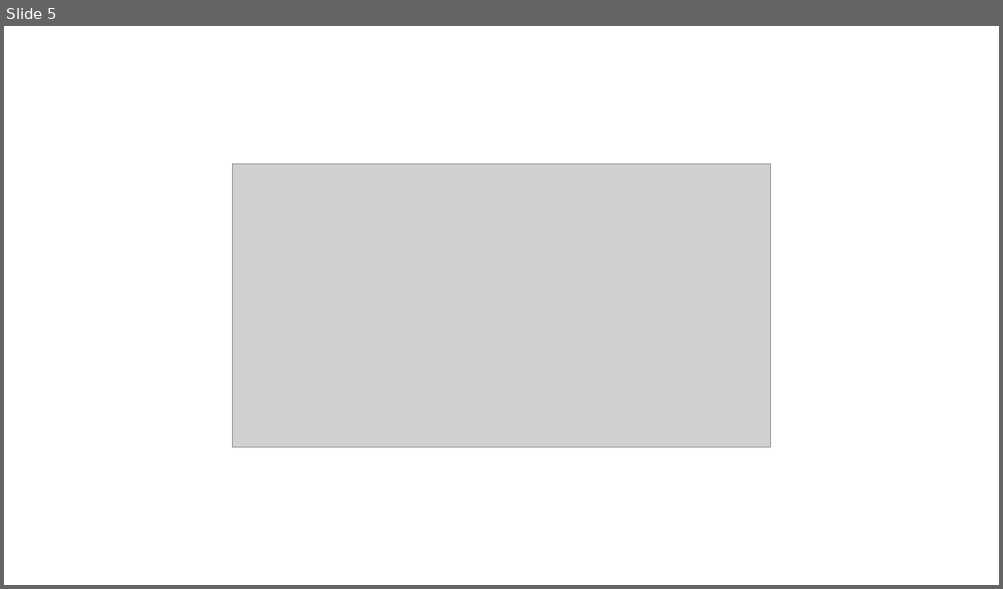
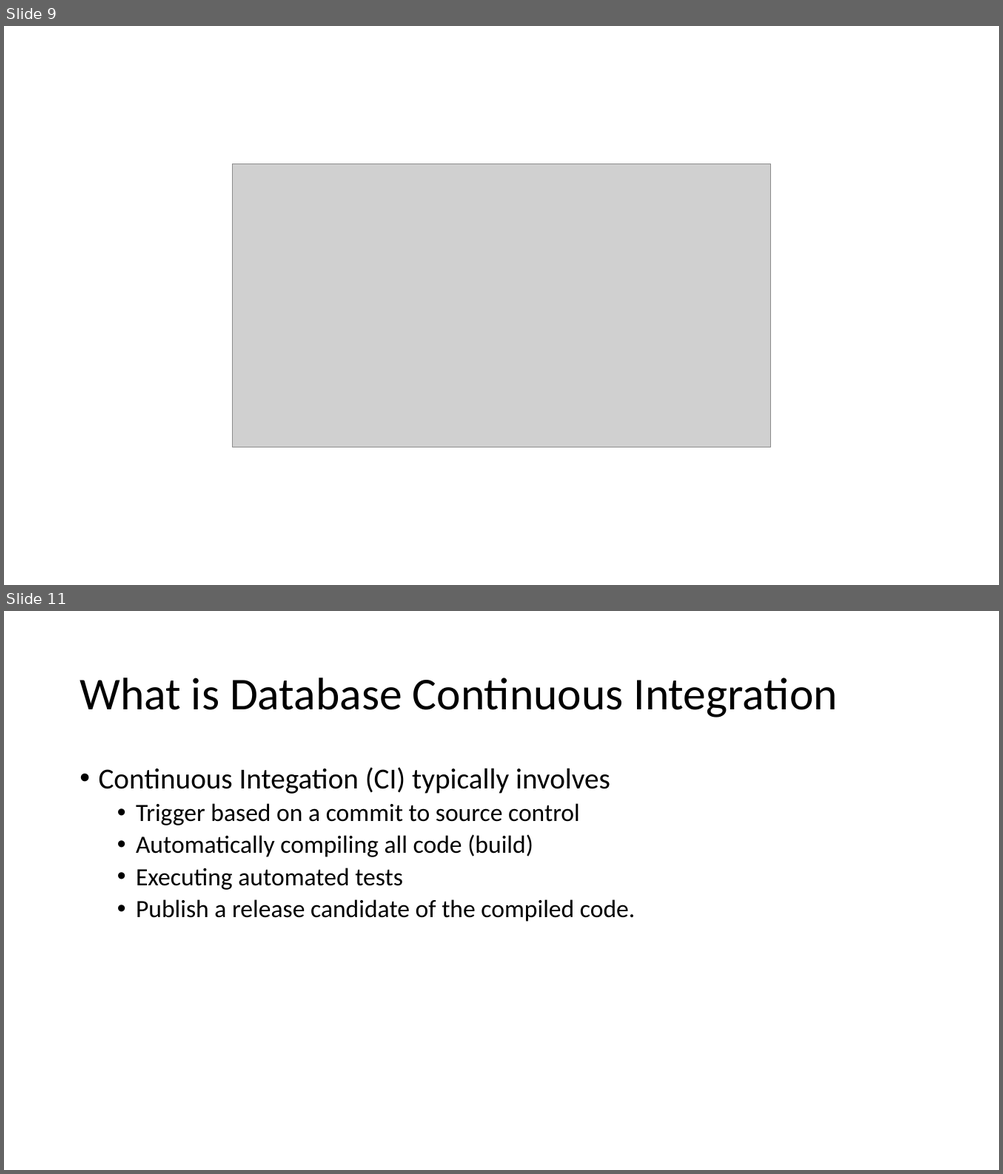
Before and after one commit to way0utwest/DatabaseDevOpsMS, a slide deck: Section 2 - Getting DevOps into Development/VCS.pptx. Shown one above the other, each under a label of ours: slide 5 before the commit, slides 9 and 11 after it; the slides between them are not shown. The pictures are 1003x589 and 1003x1174 pixels, drawn with LibreOffice and Linux fonts; fonts in the diff are those of the drawing; grey boxes stand for pictures. Boxes give left, top, right and bottom in pixels: in the first picture for what was removed or moved away, otherwise in the second. Text is boxed around its words. In the diff, an @@ line names an element or a change of style, - is before the commit and + after.

```diff
--- a/Section 2 - Getting DevOps into Development/VCS.pptx
+++ b/Section 2 - Getting DevOps into Development/VCS.pptx
@@ slide 11 added at <box>4,611,999,1170</box>, background #FFFFFF @@
@@ title added at <box>79,678,837,718</box>, 44 pt, text #000000 @@
+What is Database Continuous Integration
@@ text added at <box>99,767,634,922</box>, 24 pt, text #000000 @@
+• Continuous Integation (CI) typically involves
+  • Trigger based on a commit to source control
+  • Automatically compiling all code (build)
+  • Executing automated tests
+  • Publish a release candidate of the compiled code.
@@ what was slide 5 is now slide 9 @@
```
Also in this commit, not shown: 11 other slides added, 4 other files.
